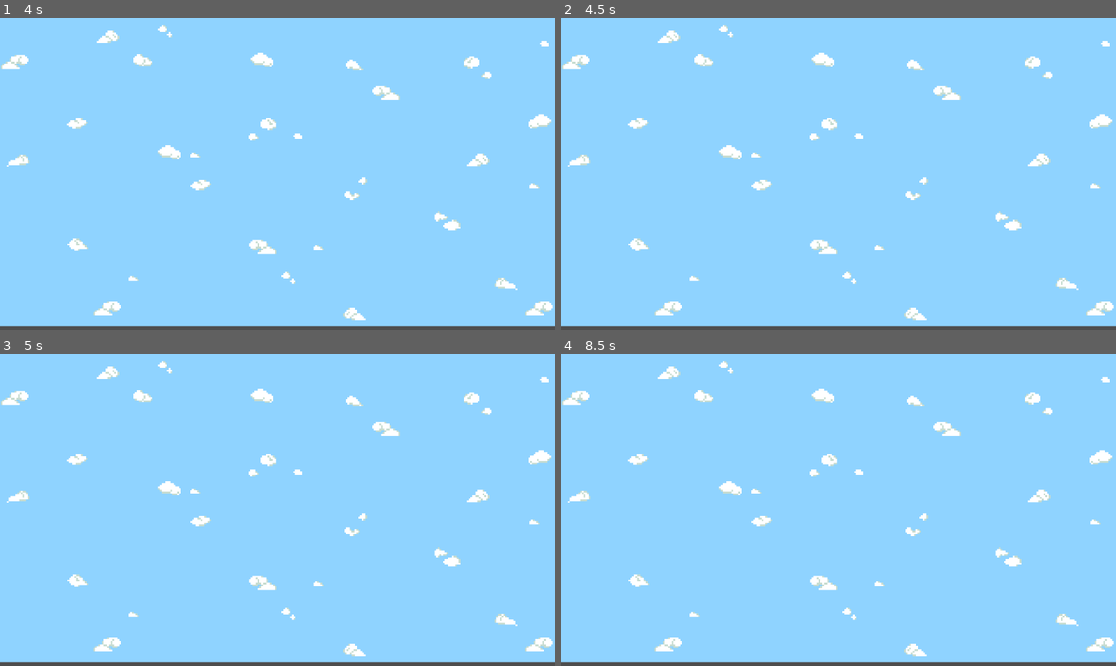
Above: before the commit, frames 1-4 (two rows, left to right).
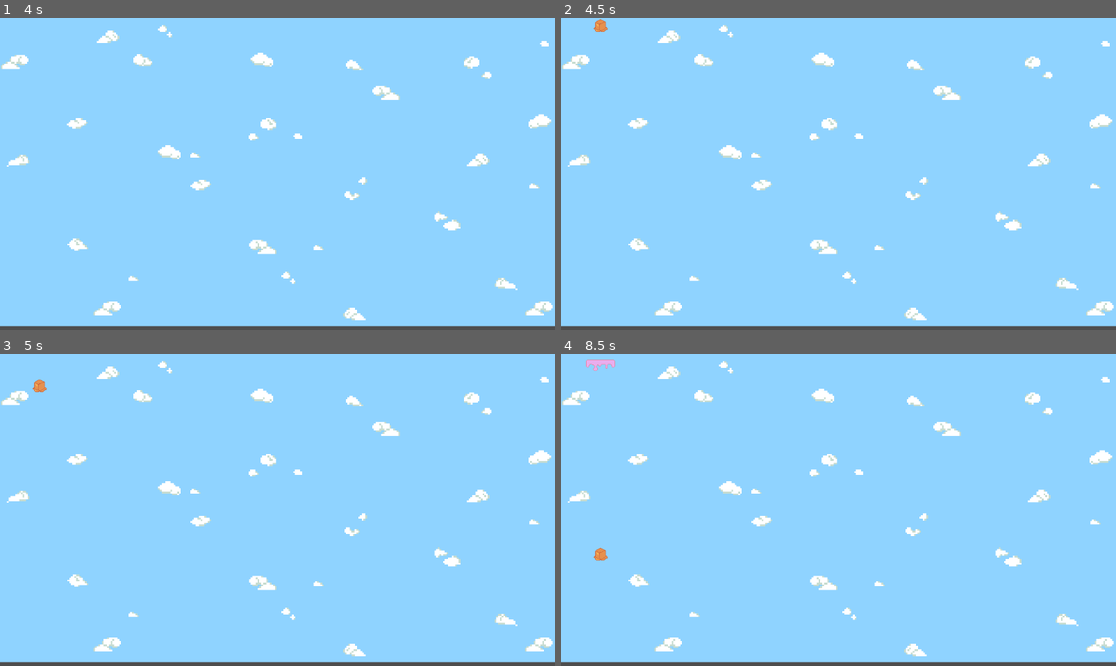
Above: after the commit, the same moments.

Repository: soapie18/stack-shack
Game: Godot game, scene res://Scenes/Levels/sky_scene.tscn
The game is run twice, just before and just after one commit, with the same random seed, the same clock (stepped at 60 frames per second) and the same inputs.
Inputs:
- Up to frame 1 (4 s): tap Enter at 0.5, 2, 3.5 s; tap Space at 1.25, 2.75 s
- Up to frame 2 (4.5 s): tap Space at 4.25 s
- Up to frame 3 (5 s): no input
- Up to frame 4 (8.5 s): no input

Frame 1 is identical in both runs. In frame 2, less than 0.1% of the frame differs, in the area x 5-9%, y 0-5%; in frame 3, less than 0.1%; in frame 4, 0.2%, in the area x 4-10%, y 1-67%.

Commit message:
Added sprites to dessert pieces

Diff:
--- a/Data/DessertComponentResources/sponge_filling_resource.tres
+++ /dev/null
@@ -1,8 +0,0 @@
-[gd_resource type="Resource" script_class="dessert_component" load_steps=2 format=3 uid="uid://cm5x5m03jv4sj"]
-
-[ext_resource type="Script" uid="uid://vuxjgg8s74bs" path="res://Scripts/dessert_component.gd" id="1_58sfy"]
-
-[resource]
-script = ExtResource("1_58sfy")
-name = "sponge_filling"
-metadata/_custom_type_script = "uid://vuxjgg8s74bs"
--- a/Data/components_table.gd
+++ b/Data/components_table.gd
@@ -5,17 +5,14 @@
 	#Fillings
 	"sponge_filling" : preload("res://Scenes/DessertComponents/filling_sponge.tscn"),
 	"chocolate_filling" : preload("res://Scenes/DessertComponents/filling_chocolate.tscn"),
-	"rainbow_filling" : preload("res://Scenes/DessertComponents/filling_rainbow.tscn"),
-	"sprinkles_filling" : preload("res://Scenes/DessertComponents/filling_sprinkles.tscn"),
 	"toffee_filling" : preload("res://Scenes/DessertComponents/filling_toffee.tscn"),
+	"pink_filling" : preload("res://Scenes/DessertComponents/filling_pink.tscn"),
 	#Icing
 	"chocolate_icing" : preload("res://Scenes/DessertComponents/icing_chocolate.tscn"),
-	"cosmic_icing" : preload("res://Scenes/DessertComponents/icing_cosmic.tscn"),
 	"pink_icing" : preload("res://Scenes/DessertComponents/icing_pink.tscn"),
 	"sprinkles_icing" : preload("res://Scenes/DessertComponents/icing_sprinkles.tscn"),
 	"toffee_icing" : preload("res://Scenes/DessertComponents/icing_toffee.tscn"),
 	#Toppings
-	"biscuit_topping" : preload("res://Scenes/DessertComponents/topping_biscuit.tscn"),
 	"candle_topping" : preload("res://Scenes/DessertComponents/topping_candle.tscn"),
 	"cherry_topping" : preload("res://Scenes/DessertComponents/topping_cherry.tscn"),
 	"fudge_topping" : preload("res://Scenes/DessertComponents/topping_fudge.tscn"),
--- a/Scenes/DessertComponents/component_base.tscn
+++ b/Scenes/DessertComponents/component_base.tscn
@@ -1,13 +1,13 @@
-[gd_scene load_steps=3 format=3 uid="uid://dcwbk4ij5f3ex"]
-
-[ext_resource type="Script" uid="uid://cavlc46gbbqe1" path="res://Scripts/component_base_script.gd" id="1_hhdmp"]
+[gd_scene load_steps=2 format=3 uid="uid://dcwbk4ij5f3ex"]
 
 [sub_resource type="RectangleShape2D" id="RectangleShape2D_pdbbt"]
+size = Vector2(53, 29)
 
 [node name="ComponentBase" type="CharacterBody2D"]
-script = ExtResource("1_hhdmp")
 
 [node name="Sprite2D" type="Sprite2D" parent="."]
 
 [node name="CollisionShape2D" type="CollisionShape2D" parent="."]
 shape = SubResource("RectangleShape2D_pdbbt")
+
+[node name="StackPoint" type="Node2D" parent="."]
--- a/Scenes/DessertComponents/filling_chocolate.tscn
+++ b/Scenes/DessertComponents/filling_chocolate.tscn
@@ -1,5 +1,20 @@
-[gd_scene load_steps=2 format=3 uid="uid://3o5ik7bedfg7"]
+[gd_scene load_steps=4 format=3 uid="uid://3o5ik7bedfg7"]
 
 [ext_resource type="PackedScene" uid="uid://dcwbk4ij5f3ex" path="res://Scenes/DessertComponents/component_base.tscn" id="1_ttcav"]
+[ext_resource type="Texture2D" uid="uid://c8d2v4cumffpm" path="res://Sprites/DessertPieces/Choc_Filling.png" id="2_ftbkl"]
+
+[sub_resource type="RectangleShape2D" id="RectangleShape2D_ftbkl"]
+size = Vector2(53, 29)
 
 [node name="Filling_Chocolate" instance=ExtResource("1_ttcav")]
+
+[node name="Sprite2D" parent="." index="0"]
+position = Vector2(0, -32)
+texture = ExtResource("2_ftbkl")
+
+[node name="CollisionShape2D" parent="." index="1"]
+position = Vector2(-0.5, -14.5)
+shape = SubResource("RectangleShape2D_ftbkl")
+
+[node name="StackPoint" parent="." index="2"]
+position = Vector2(0, -29)
--- /dev/null
+++ b/Scenes/DessertComponents/filling_pink.tscn
@@ -0,0 +1,20 @@
+[gd_scene load_steps=4 format=3 uid="uid://c7wmm0guok70p"]
+
+[ext_resource type="PackedScene" uid="uid://dcwbk4ij5f3ex" path="res://Scenes/DessertComponents/component_base.tscn" id="1_nhlgp"]
+[ext_resource type="Texture2D" uid="uid://imbypu46cny1" path="res://Sprites/DessertPieces/Pink_Filling.png" id="2_yxty0"]
+
+[sub_resource type="RectangleShape2D" id="RectangleShape2D_yxty0"]
+size = Vector2(53, 29)
+
+[node name="Filling_Pink" instance=ExtResource("1_nhlgp")]
+
+[node name="Sprite2D" parent="." index="0"]
+position = Vector2(0, -32)
+texture = ExtResource("2_yxty0")
+
+[node name="CollisionShape2D" parent="." index="1"]
+position = Vector2(-0.5, -14.5)
+shape = SubResource("RectangleShape2D_yxty0")
+
+[node name="StackPoint" parent="." index="2"]
+position = Vector2(0, -29)
--- a/Scenes/DessertComponents/filling_rainbow.tscn
+++ /dev/null
@@ -1,5 +0,0 @@
-[gd_scene load_steps=2 format=3 uid="uid://diu7xx3y2eds8"]
-
-[ext_resource type="PackedScene" uid="uid://dcwbk4ij5f3ex" path="res://Scenes/DessertComponents/component_base.tscn" id="1_6m75c"]
-
-[node name="Filling_Rainbow" instance=ExtResource("1_6m75c")]
--- a/Scenes/DessertComponents/filling_sponge.tscn
+++ b/Scenes/DessertComponents/filling_sponge.tscn
@@ -1,5 +1,20 @@
-[gd_scene load_steps=2 format=3 uid="uid://yrqpvfu3pu4t"]
+[gd_scene load_steps=4 format=3 uid="uid://yrqpvfu3pu4t"]
 
 [ext_resource type="PackedScene" uid="uid://dcwbk4ij5f3ex" path="res://Scenes/DessertComponents/component_base.tscn" id="1_juti4"]
+[ext_resource type="Texture2D" uid="uid://ll1845a0ypga" path="res://Sprites/DessertPieces/Sponge_Filling.png" id="2_c72g7"]
+
+[sub_resource type="RectangleShape2D" id="RectangleShape2D_c72g7"]
+size = Vector2(53, 29)
 
 [node name="Filling_Sponge" instance=ExtResource("1_juti4")]
+
+[node name="Sprite2D" parent="." index="0"]
+position = Vector2(0, -32)
+texture = ExtResource("2_c72g7")
+
+[node name="CollisionShape2D" parent="." index="1"]
+position = Vector2(-0.5, -14.5)
+shape = SubResource("RectangleShape2D_c72g7")
+
+[node name="StackPoint" parent="." index="2"]
+position = Vector2(0, -29)
--- a/Scenes/DessertComponents/filling_sprinkles.tscn
+++ /dev/null
@@ -1,5 +0,0 @@
-[gd_scene load_steps=2 format=3 uid="uid://br8vrpkvsbbpc"]
-
-[ext_resource type="PackedScene" uid="uid://dcwbk4ij5f3ex" path="res://Scenes/DessertComponents/component_base.tscn" id="1_jqvll"]
-
-[node name="Filling_Sprinkles" instance=ExtResource("1_jqvll")]
--- a/Scenes/DessertComponents/filling_toffee.tscn
+++ b/Scenes/DessertComponents/filling_toffee.tscn
@@ -1,5 +1,20 @@
-[gd_scene load_steps=2 format=3 uid="uid://dv3ijooocyp2u"]
+[gd_scene load_steps=4 format=3 uid="uid://dv3ijooocyp2u"]
 
 [ext_resource type="PackedScene" uid="uid://dcwbk4ij5f3ex" path="res://Scenes/DessertComponents/component_base.tscn" id="1_umgu4"]
+[ext_resource type="Texture2D" uid="uid://ce8lt18qnlrh" path="res://Sprites/DessertPieces/Toffee_Filling.png" id="2_3cyrt"]
+
+[sub_resource type="RectangleShape2D" id="RectangleShape2D_3cyrt"]
+size = Vector2(53, 29)
 
 [node name="Filling_Toffee" instance=ExtResource("1_umgu4")]
+
+[node name="Sprite2D" parent="." index="0"]
+position = Vector2(0, -32)
+texture = ExtResource("2_3cyrt")
+
+[node name="CollisionShape2D" parent="." index="1"]
+position = Vector2(-0.5, -14.5)
+shape = SubResource("RectangleShape2D_3cyrt")
+
+[node name="StackPoint" parent="." index="2"]
+position = Vector2(0, -29)
--- a/Scenes/DessertComponents/icing_chocolate.tscn
+++ b/Scenes/DessertComponents/icing_chocolate.tscn
@@ -1,5 +1,18 @@
-[gd_scene load_steps=2 format=3 uid="uid://65wrad53csia"]
+[gd_scene load_steps=4 format=3 uid="uid://65wrad53csia"]
 
 [ext_resource type="PackedScene" uid="uid://dcwbk4ij5f3ex" path="res://Scenes/DessertComponents/component_base.tscn" id="1_aqnoa"]
+[ext_resource type="Texture2D" uid="uid://doxrjenf0r7o4" path="res://Sprites/DessertPieces/Choc_Icing.png" id="2_auqdi"]
+
+[sub_resource type="RectangleShape2D" id="RectangleShape2D_auqdi"]
+size = Vector2(60, 8.909771)
 
 [node name="Icing_Chocolate" instance=ExtResource("1_aqnoa")]
+
+[node name="Sprite2D" parent="." index="0"]
+position = Vector2(0, -3)
+texture = ExtResource("2_auqdi")
+
+[node name="CollisionShape2D" parent="." index="1"]
+position = Vector2(0, -4.5)
+scale = Vector2(1, 1.010127)
+shape = SubResource("RectangleShape2D_auqdi")
--- a/Scenes/DessertComponents/icing_cosmic.tscn
+++ /dev/null
@@ -1,5 +0,0 @@
-[gd_scene load_steps=2 format=3 uid="uid://0a3bu7yvn5la"]
-
-[ext_resource type="PackedScene" uid="uid://dcwbk4ij5f3ex" path="res://Scenes/DessertComponents/component_base.tscn" id="1_5tdhv"]
-
-[node name="Icing_Cosmic" instance=ExtResource("1_5tdhv")]
--- a/Scenes/DessertComponents/icing_pink.tscn
+++ b/Scenes/DessertComponents/icing_pink.tscn
@@ -1,5 +1,20 @@
-[gd_scene load_steps=2 format=3 uid="uid://bsalgrnkisgg0"]
+[gd_scene load_steps=4 format=3 uid="uid://bsalgrnkisgg0"]
 
 [ext_resource type="PackedScene" uid="uid://dcwbk4ij5f3ex" path="res://Scenes/DessertComponents/component_base.tscn" id="1_eyidp"]
+[ext_resource type="Texture2D" uid="uid://dj2hfyimre1nv" path="res://Sprites/DessertPieces/Pink_Icing.png" id="2_wdaqe"]
+
+[sub_resource type="RectangleShape2D" id="RectangleShape2D_wdaqe"]
+size = Vector2(60, 9)
 
 [node name="Icing_Pink" instance=ExtResource("1_eyidp")]
+
+[node name="Sprite2D" parent="." index="0"]
+position = Vector2(0, -3)
+texture = ExtResource("2_wdaqe")
+
+[node name="CollisionShape2D" parent="." index="1"]
+position = Vector2(0, -4.5)
+shape = SubResource("RectangleShape2D_wdaqe")
+
+[node name="StackPoint" parent="." index="2"]
+position = Vector2(0, -9)
--- a/Scenes/DessertComponents/icing_sprinkles.tscn
+++ b/Scenes/DessertComponents/icing_sprinkles.tscn
@@ -1,5 +1,20 @@
-[gd_scene load_steps=2 format=3 uid="uid://dn7yypr6q837f"]
+[gd_scene load_steps=4 format=3 uid="uid://dn7yypr6q837f"]
 
 [ext_resource type="PackedScene" uid="uid://dcwbk4ij5f3ex" path="res://Scenes/DessertComponents/component_base.tscn" id="1_bgt7l"]
+[ext_resource type="Texture2D" uid="uid://cdxl5v3mvv7ld" path="res://Sprites/DessertPieces/Sprinkles_Icing.png" id="2_3w5or"]
+
+[sub_resource type="RectangleShape2D" id="RectangleShape2D_3w5or"]
+size = Vector2(60, 9)
 
 [node name="Icing_Sprinkles" instance=ExtResource("1_bgt7l")]
+
+[node name="Sprite2D" parent="." index="0"]
+position = Vector2(0, -3)
+texture = ExtResource("2_3w5or")
+
+[node name="CollisionShape2D" parent="." index="1"]
+position = Vector2(0, -4.5)
+shape = SubResource("RectangleShape2D_3w5or")
+
+[node name="StackPoint" parent="." index="2"]
+position = Vector2(0, -9)
--- a/Scenes/DessertComponents/icing_toffee.tscn
+++ b/Scenes/DessertComponents/icing_toffee.tscn
@@ -1,5 +1,20 @@
-[gd_scene load_steps=2 format=3 uid="uid://b12k6souh7vme"]
+[gd_scene load_steps=4 format=3 uid="uid://b12k6souh7vme"]
 
 [ext_resource type="PackedScene" uid="uid://dcwbk4ij5f3ex" path="res://Scenes/DessertComponents/component_base.tscn" id="1_3f1tf"]
+[ext_resource type="Texture2D" uid="uid://bgfuuubttfitd" path="res://Sprites/DessertPieces/Toffee_Icing.png" id="2_48mni"]
+
+[sub_resource type="RectangleShape2D" id="RectangleShape2D_48mni"]
+size = Vector2(60, 9)
 
 [node name="Icing_Toffee" instance=ExtResource("1_3f1tf")]
+
+[node name="Sprite2D" parent="." index="0"]
+position = Vector2(0, -3)
+texture = ExtResource("2_48mni")
+
+[node name="CollisionShape2D" parent="." index="1"]
+position = Vector2(0, -4.5)
+shape = SubResource("RectangleShape2D_48mni")
+
+[node name="StackPoint" parent="." index="2"]
+position = Vector2(0, -9)
--- a/Scenes/DessertComponents/topping_biscuit.tscn
+++ /dev/null
@@ -1,5 +0,0 @@
-[gd_scene load_steps=2 format=3 uid="uid://c428yrtga12g1"]
-
-[ext_resource type="PackedScene" uid="uid://dcwbk4ij5f3ex" path="res://Scenes/DessertComponents/component_base.tscn" id="1_35koo"]
-
-[node name="Topping_Biscuit" instance=ExtResource("1_35koo")]
--- a/Scenes/DessertComponents/topping_candle.tscn
+++ b/Scenes/DessertComponents/topping_candle.tscn
@@ -1,5 +1,20 @@
-[gd_scene load_steps=2 format=3 uid="uid://bd518130aof3s"]
+[gd_scene load_steps=4 format=3 uid="uid://bd518130aof3s"]
 
 [ext_resource type="PackedScene" uid="uid://dcwbk4ij5f3ex" path="res://Scenes/DessertComponents/component_base.tscn" id="1_7fbci"]
+[ext_resource type="Texture2D" uid="uid://dt8pcygyr4hdc" path="res://Sprites/DessertPieces/Candle_Topping.png" id="2_fwbc8"]
+
+[sub_resource type="RectangleShape2D" id="RectangleShape2D_fwbc8"]
+size = Vector2(20, 6)
 
 [node name="Topping_Candle" instance=ExtResource("1_7fbci")]
+
+[node name="Sprite2D" parent="." index="0"]
+position = Vector2(0, -14)
+texture = ExtResource("2_fwbc8")
+
+[node name="CollisionShape2D" parent="." index="1"]
+position = Vector2(0, -1)
+shape = SubResource("RectangleShape2D_fwbc8")
+
+[node name="StackPoint" parent="." index="2"]
+position = Vector2(0, 2)
--- a/Scenes/DessertComponents/topping_cherry.tscn
+++ b/Scenes/DessertComponents/topping_cherry.tscn
@@ -1,5 +1,17 @@
-[gd_scene load_steps=2 format=3 uid="uid://bbljogw5rxpm1"]
+[gd_scene load_steps=4 format=3 uid="uid://bbljogw5rxpm1"]
 
 [ext_resource type="PackedScene" uid="uid://dcwbk4ij5f3ex" path="res://Scenes/DessertComponents/component_base.tscn" id="1_q1bn6"]
+[ext_resource type="Texture2D" uid="uid://sfsb1tr6a1yk" path="res://Sprites/DessertPieces/Cherry_Topping.png" id="2_mlj6u"]
+
+[sub_resource type="RectangleShape2D" id="RectangleShape2D_qetn7"]
+size = Vector2(32, 16)
 
 [node name="Topping_Cherry" instance=ExtResource("1_q1bn6")]
+
+[node name="Sprite2D" parent="." index="0"]
+position = Vector2(0, -14)
+texture = ExtResource("2_mlj6u")
+
+[node name="CollisionShape2D" parent="." index="1"]
+position = Vector2(0, -6)
+shape = SubResource("RectangleShape2D_qetn7")
--- a/Scenes/DessertComponents/topping_fudge.tscn
+++ b/Scenes/DessertComponents/topping_fudge.tscn
@@ -1,5 +1,17 @@
-[gd_scene load_steps=2 format=3 uid="uid://dpopulxpm4k7x"]
+[gd_scene load_steps=4 format=3 uid="uid://dpopulxpm4k7x"]
 
 [ext_resource type="PackedScene" uid="uid://dcwbk4ij5f3ex" path="res://Scenes/DessertComponents/component_base.tscn" id="1_kyvno"]
+[ext_resource type="Texture2D" uid="uid://b2i2llt40su3y" path="res://Sprites/DessertPieces/Fudge_Topping.png" id="2_a2nes"]
+
+[sub_resource type="RectangleShape2D" id="RectangleShape2D_jb46a"]
+size = Vector2(22, 10)
 
 [node name="Topping_Fudge" instance=ExtResource("1_kyvno")]
+
+[node name="Sprite2D" parent="." index="0"]
+position = Vector2(-1, -9)
+texture = ExtResource("2_a2nes")
+
+[node name="CollisionShape2D" parent="." index="1"]
+position = Vector2(0, 2)
+shape = SubResource("RectangleShape2D_jb46a")
--- a/Scenes/DessertComponents/topping_sprinkles.tscn
+++ /dev/null
@@ -1,5 +0,0 @@
-[gd_scene load_steps=2 format=3 uid="uid://brc2workhqmwv"]
-
-[ext_resource type="PackedScene" uid="uid://dcwbk4ij5f3ex" path="res://Scenes/DessertComponents/component_base.tscn" id="1_mrjgi"]
-
-[node name="Topping_Sprinkles" instance=ExtResource("1_mrjgi")]
--- a/Scenes/DessertComponents/topping_strawberry.tscn
+++ b/Scenes/DessertComponents/topping_strawberry.tscn
@@ -1,5 +1,17 @@
-[gd_scene load_steps=2 format=3 uid="uid://bo55736tht3m4"]
+[gd_scene load_steps=4 format=3 uid="uid://bo55736tht3m4"]
 
 [ext_resource type="PackedScene" uid="uid://dcwbk4ij5f3ex" path="res://Scenes/DessertComponents/component_base.tscn" id="1_y4h3n"]
+[ext_resource type="Texture2D" uid="uid://fq0qak6qieu2" path="res://Sprites/DessertPieces/Strawberry_Topping.png" id="2_27nks"]
+
+[sub_resource type="RectangleShape2D" id="RectangleShape2D_27nks"]
+size = Vector2(27, 10)
 
 [node name="Topping_Strawberry" instance=ExtResource("1_y4h3n")]
+
+[node name="Sprite2D" parent="." index="0"]
+position = Vector2(0, -11)
+texture = ExtResource("2_27nks")
+
+[node name="CollisionShape2D" parent="." index="1"]
+position = Vector2(-1.5, 0)
+shape = SubResource("RectangleShape2D_27nks")
--- a/Scenes/DessertComponents/topping_wafer.tscn
+++ b/Scenes/DessertComponents/topping_wafer.tscn
@@ -1,5 +1,19 @@
-[gd_scene load_steps=2 format=3 uid="uid://m6peq8p2cd01"]
+[gd_scene load_steps=4 format=3 uid="uid://conmxo2imc7bi"]
 
-[ext_resource type="PackedScene" uid="uid://dcwbk4ij5f3ex" path="res://Scenes/DessertComponents/component_base.tscn" id="1_yvnen"]
+[ext_resource type="PackedScene" uid="uid://dcwbk4ij5f3ex" path="res://Scenes/DessertComponents/component_base.tscn" id="1_aym5m"]
+[ext_resource type="Texture2D" uid="uid://ih5guuu33quw" path="res://Sprites/DessertPieces/Wafer_Topping.png" id="2_jlitd"]
 
-[node name="Topping_Wafer" instance=ExtResource("1_yvnen")]
+[sub_resource type="RectangleShape2D" id="RectangleShape2D_huuxy"]
+size = Vector2(33.09456, 9)
+
+[node name="Topping_Wafer" instance=ExtResource("1_aym5m")]
+
+[node name="Sprite2D" parent="." index="0"]
+position = Vector2(0, -6)
+texture = ExtResource("2_jlitd")
+
+[node name="CollisionShape2D" parent="." index="1"]
+position = Vector2(0, -2.0000005)
+rotation = -0.46279612
+scale = Vector2(0.9999999, 0.9999999)
+shape = SubResource("RectangleShape2D_huuxy")
--- a/Scenes/player_stack.tscn
+++ b/Scenes/player_stack.tscn
@@ -1,3 +1,24 @@
-[gd_scene format=3 uid="uid://cq0sji2k5blic"]
+[gd_scene load_steps=3 format=3 uid="uid://cq0sji2k5blic"]
 
-[node name="PlayerStack" type="Node2D"]
+[ext_resource type="Script" uid="uid://bh8kpl2os42xv" path="res://Scripts/player_stack.gd" id="1_sb68n"]
+
+[sub_resource type="RectangleShape2D" id="RectangleShape2D_74jyd"]
+size = Vector2(42, 4)
+
+[node name="PlayerStack" type="CharacterBody2D"]
+script = ExtResource("1_sb68n")
+
+[node name="Sprite2D" type="Sprite2D" parent="."]
+
+[node name="StackPoint" type="Node2D" parent="."]
+
+[node name="CollisionShape2D" type="CollisionShape2D" parent="."]
+position = Vector2(0, -1)
+shape = SubResource("RectangleShape2D_74jyd")
+
+[node name="ColorRect" type="ColorRect" parent="."]
+offset_left = -21.0
+offset_top = -1.0
+offset_right = 19.0
+offset_bottom = 39.0
+scale = Vector2(1.0399994, 0.04000002)
--- a/Scripts/component_base_script.gd
+++ /dev/null
@@ -1,8 +0,0 @@
-extends CharacterBody2D
-
-@export var dessert_resource: dessert_component
-
-@onready var sprite = $Sprite2D
-
-#func _ready() -> void:
-	#sprite.texture = dessert_resource.sprite
--- a/Scripts/component_spawner.gd
+++ b/Scripts/component_spawner.gd
@@ -2,8 +2,24 @@
 
 @onready var falling_component = preload("res://Scenes/falling_component.tscn")
 
-func _process(_delta) -> void:
-	#ASAP - move this to happen in a coroutine!
+func _ready() -> void:
+	_spawn_trigger()
+
+func _spawn_trigger():
+	await _spawning()
+
+func _spawning():
+	print("spawning")
 	var falling_instance = falling_component.instantiate()
 	falling_instance.global_position = self.global_position
 	get_tree().root.add_child(falling_instance)
+
+	await get_tree().create_timer(4).timeout
+
+	print("coroutine finished")
+
+	_spawn_trigger()
+
+
+func _process(_delta) -> void:
+	pass
--- a/Scripts/falling_component.gd
+++ b/Scripts/falling_component.gd
@@ -13,7 +13,6 @@
 	var chosen_key = component_pool.keys().pick_random()
 	print(chosen_key)
 	var random_component = component_pool[chosen_key]
-	print(typeof(random_component))
 	return random_component
 
 func _fall_downwards(delta) -> void:
--- /dev/null
+++ b/Scripts/player_stack.gd
@@ -0,0 +1,7 @@
+extends CharacterBody2D
+
+var components_pool: Dictionary = ComponentsTable.components_dictionary
+
+var filling_pool: Array
+var icing_pool: Array
+var topping_pool: Array
--- a/project.godot
+++ b/project.godot
@@ -21,5 +21,6 @@
 
 [rendering]
 
+textures/canvas_textures/default_texture_filter=0
 renderer/rendering_method="gl_compatibility"
 renderer/rendering_method.mobile="gl_compatibility"
Not shown, removed: Scripts/component_base_script.gd.uid
Not shown, added: Scripts/player_stack.gd.uid
Binary file added: Sprites/DessertPieces/Candle_Topping.png
Not shown, added: Sprites/DessertPieces/Candle_Topping.png.import
Binary file added: Sprites/DessertPieces/Cherry_Topping.png
Not shown, added: Sprites/DessertPieces/Cherry_Topping.png.import
Binary file added: Sprites/DessertPieces/Choc_Filling.png
Not shown, added: Sprites/DessertPieces/Choc_Filling.png.import
Binary file added: Sprites/DessertPieces/Choc_Icing.png
Not shown, added: Sprites/DessertPieces/Choc_Icing.png.import
Binary file added: Sprites/DessertPieces/Fudge_Topping.png
Not shown, added: Sprites/DessertPieces/Fudge_Topping.png.import
(and 18 more such lines)
